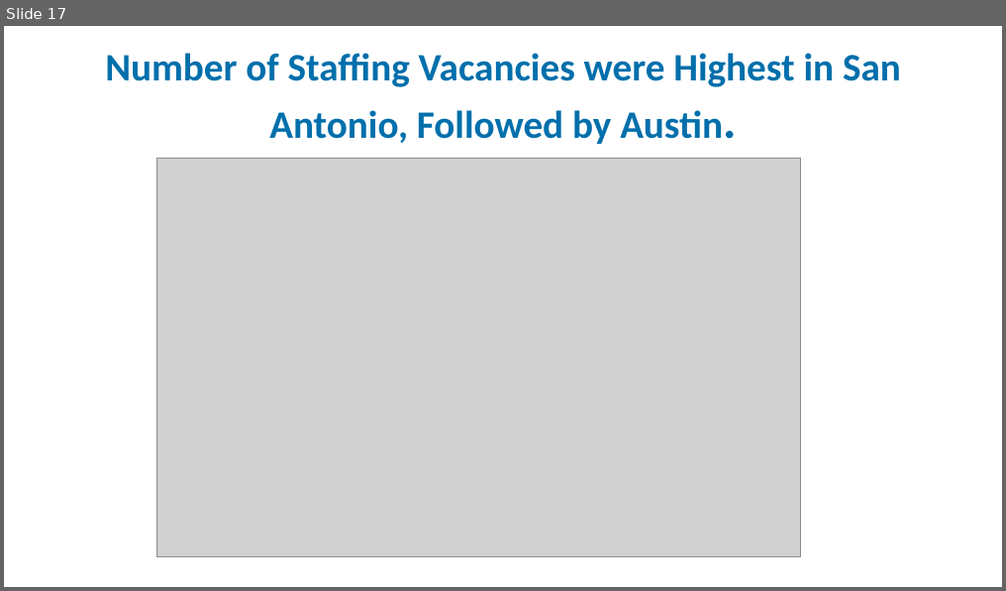
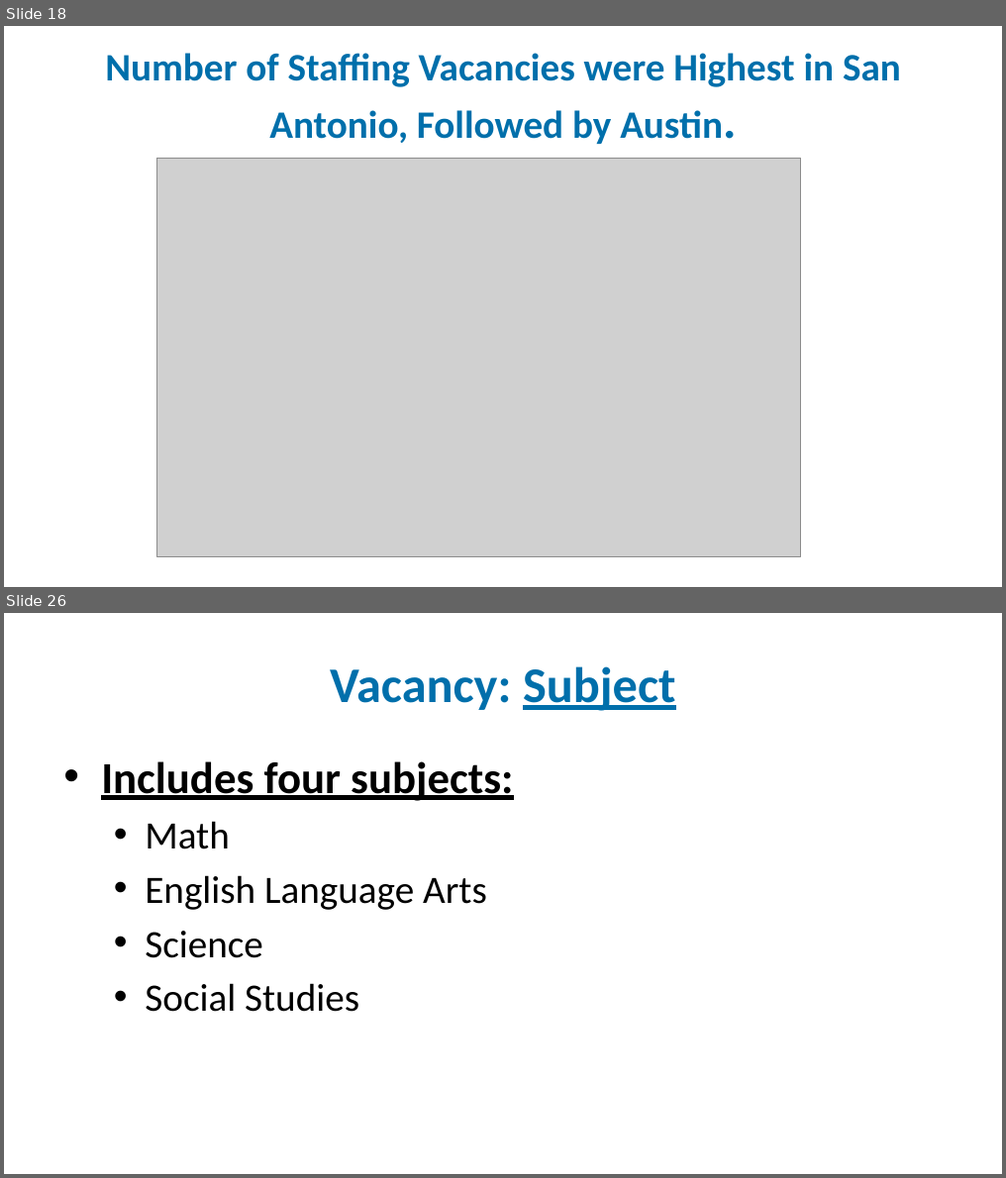
Before and after one commit to idea-analytics/Staffing_Trends_Performance_Vacancies, a slide deck: graphs/Staffing_Part1_23-24_preliminary_report.pptx. Shown one above the other, each under a label of ours: slide 17 before the commit, slides 18 and 26 after it; the slides between them are not shown. The pictures are 1006x591 and 1006x1178 pixels, drawn with LibreOffice and Linux fonts; fonts in the diff are those of the drawing; grey boxes stand for pictures; background and template pictures are left out. Boxes give left, top, right and bottom in pixels: in the first picture for what was removed or moved away, otherwise in the second. Text is boxed around its words. In the diff, an @@ line names an element or a change of style, - is before the commit and + after.

Commit message:
subject
added subject for FMLA and Vacancy data (4 subjects)

```diff
--- a/graphs/Staffing_Part1_23-24_preliminary_report.pptx
+++ b/graphs/Staffing_Part1_23-24_preliminary_report.pptx
@@ slide 26 added at [4, 613, 1002, 1174], background picture (left out) @@
@@ title added at [330, 666, 676, 711], 36 pt, text #006FAB, bold @@
+Vacancy: Subject
@@ text added at [101, 761, 513, 1012], 28 pt, text #000000 @@
+• Includes four subjects:
+  • Math
+  • English Language Arts
+  • Science
+  • Social Studies
@@ what was slide 17 is now slide 18 @@
```
Also in this commit, not shown: 2 slides changed, 35 other slides added, 2 other files.
